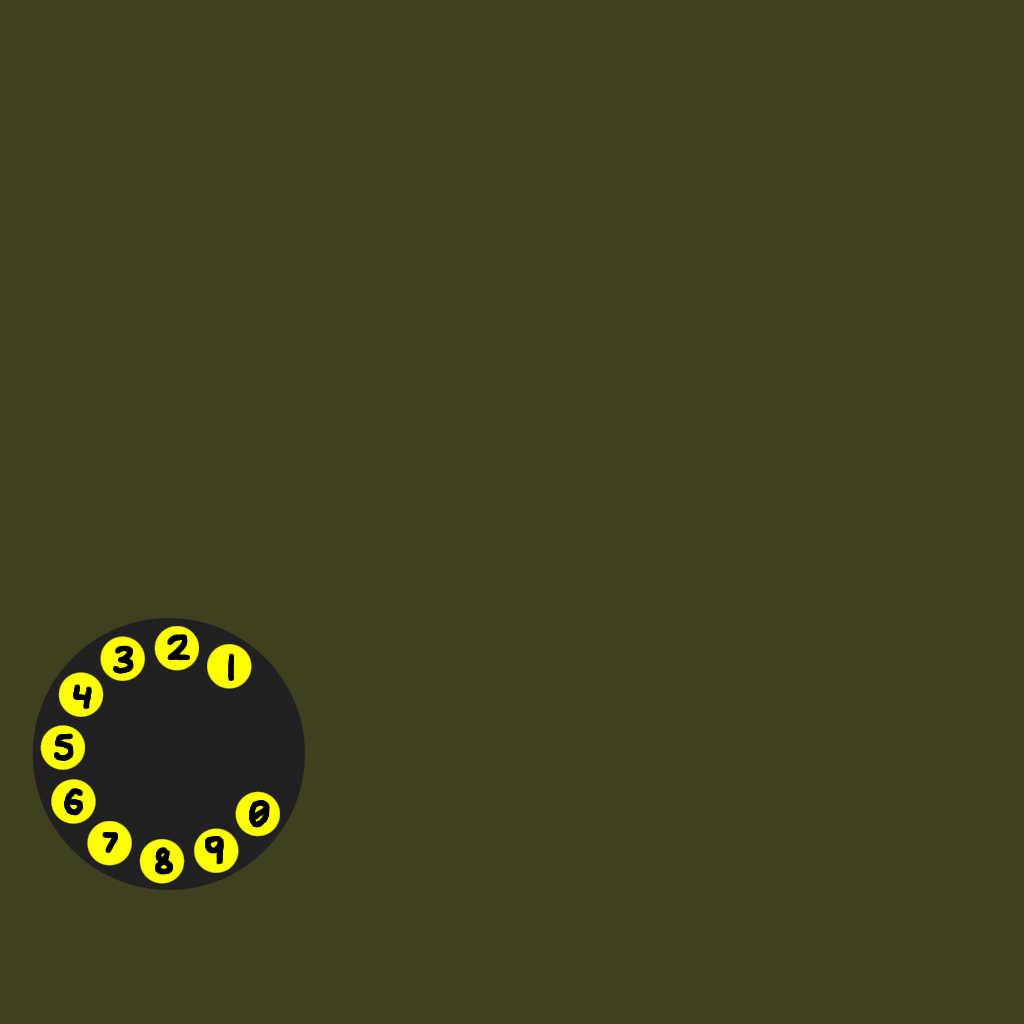
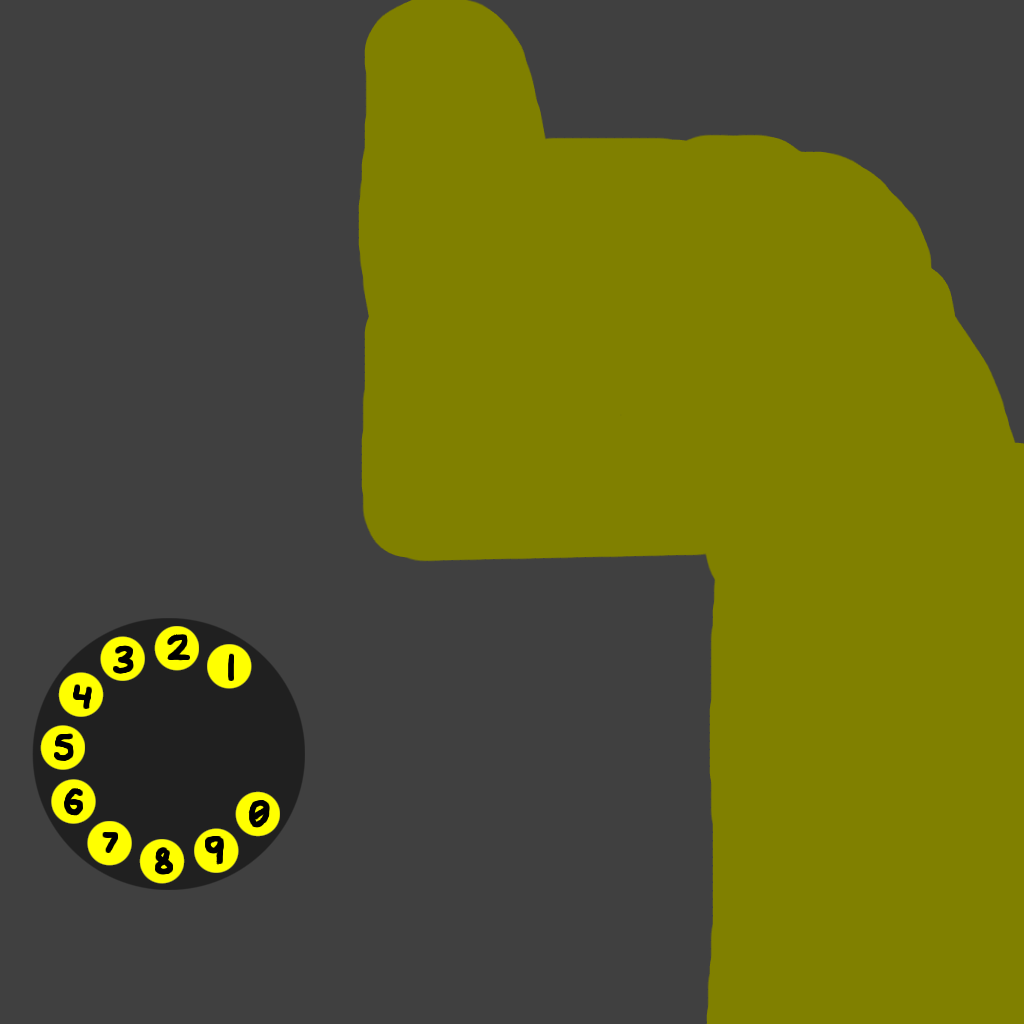
Revision of a layered 1024×1024 image; what changed, layer by layer:
painted on "Layer" over 0, 0, 1024, 1024
